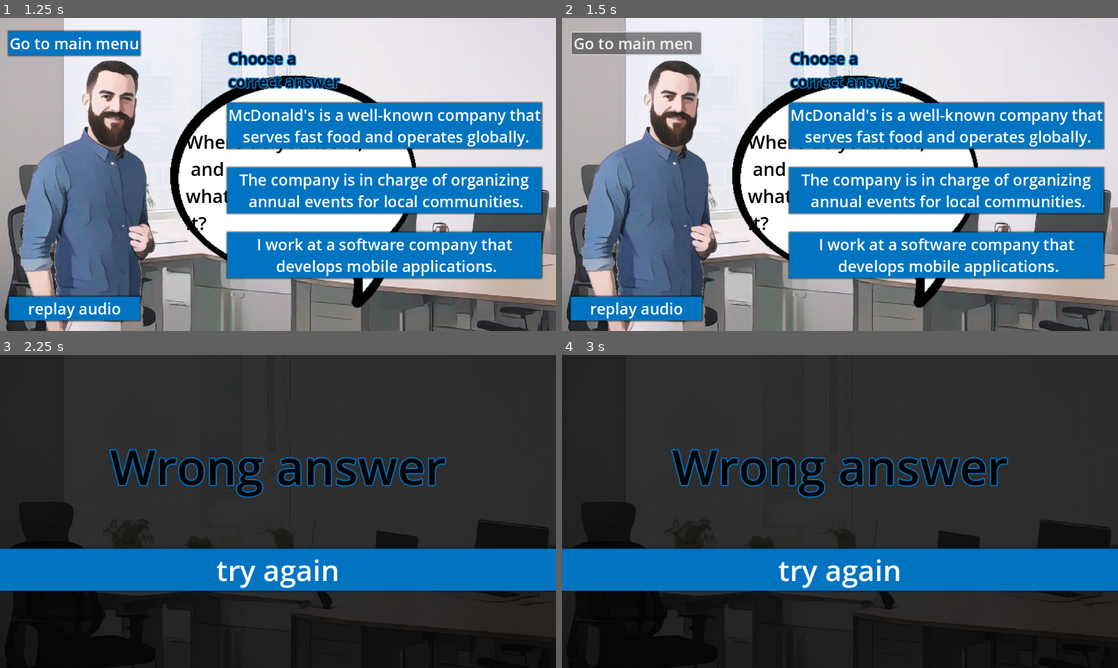
Above: before the commit, frames 1-4 (two rows, left to right).
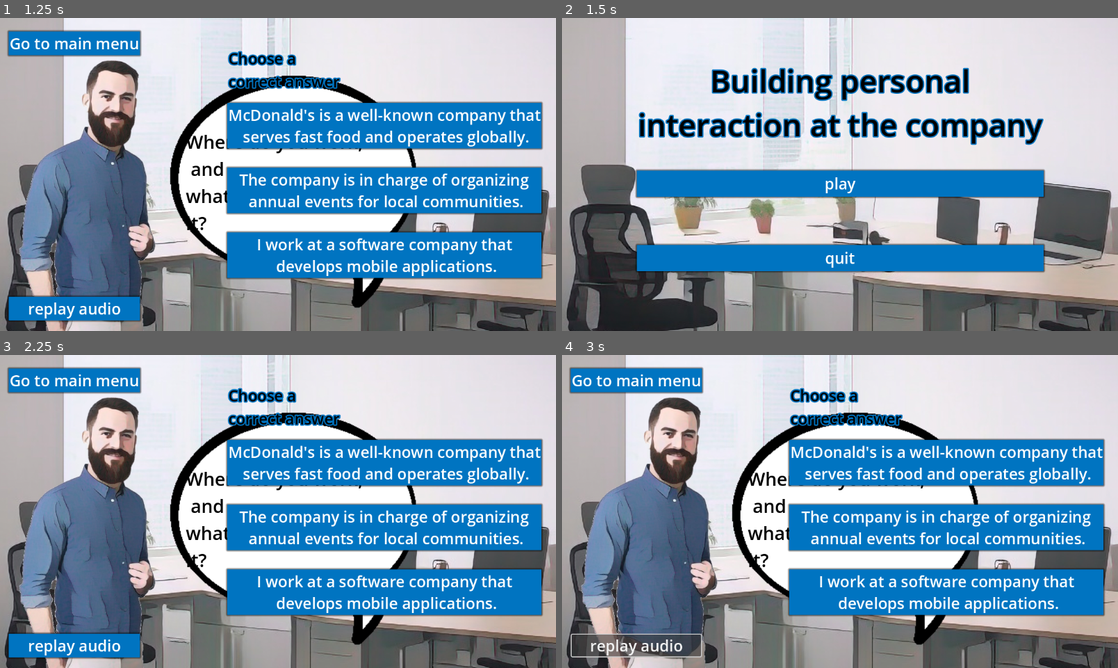
Above: after the commit, the same moments.

Repository: archibald-carrion/Conversational-english-serious-game
Game: Godot game, scene res://scenes/main_menu.tscn
Two runs of this game, one before a commit and one after it. Both use one fixed random seed, a clock stepped at 60 frames per second and the inputs below.
Inputs (mouse positions are in pixels of both pictures, inside the frame that each line leads up to):
- Up to frame 1 (1.25 s): click "play" at 0.5 s
- Up to frame 2 (1.5 s): click "Go to main menu" at 1.25 s
- Up to frame 3 (2.25 s): click (278, 520) at 2 s, where only the run after the commit has a clickable "play"
- Up to frame 4 (3 s): click "replay audio" at 2.75 s

Frame 1 is identical in both runs. In frame 2, 46% of the frame differs, in the area x 1-98%, y 4-100%; in frame 3, 96%; in frame 4, 96%, in the area x 0-100%, y 0-100%.

Commit message:
fix go back to main menu button

Diff:
--- a/Conversational-english-serious-game/scenes/level_01.tscn
+++ b/Conversational-english-serious-game/scenes/level_01.tscn
@@ -158,7 +158,7 @@
 layout_mode = 2
 theme_override_constants/margin_bottom = 250
 
-[node name="Button" type="Button" parent="left_side_buttons/HBoxContainer/VBoxContainer/margin_goto_main_menu_button"]
+[node name="goback_main_menu_button" type="Button" parent="left_side_buttons/HBoxContainer/VBoxContainer/margin_goto_main_menu_button"]
 layout_mode = 2
 text = "Go to main menu"
 
@@ -280,7 +280,7 @@
 [connection signal="pressed" from="answers/HBoxContainer/answers/MarginContainer/answer_0" to="." method="_on_answer_0_pressed"]
 [connection signal="pressed" from="answers/HBoxContainer/answers/MarginContainer3/answer_1" to="." method="_on_answer_1_pressed"]
 [connection signal="pressed" from="answers/HBoxContainer/answers/MarginContainer4/answer_2" to="." method="_on_answer_2_pressed"]
-[connection signal="pressed" from="left_side_buttons/HBoxContainer/VBoxContainer/margin_goto_main_menu_button/Button" to="." method="_on_button_pressed"]
+[connection signal="pressed" from="left_side_buttons/HBoxContainer/VBoxContainer/margin_goto_main_menu_button/goback_main_menu_button" to="." method="_on_goback_main_menu_button_pressed"]
 [connection signal="pressed" from="left_side_buttons/HBoxContainer/VBoxContainer/magin_replay_button/play_audio_again_button" to="." method="_on_play_audio_again_button_pressed"]
 [connection signal="pressed" from="congratulations/VBoxContainer/MarginContainer/next_question" to="." method="_on_next_question_pressed"]
 [connection signal="pressed" from="congratulations/VBoxContainer/MarginContainer/next_level" to="." method="_on_next_level_pressed"]
--- a/Conversational-english-serious-game/scripts/first_level.gd
+++ b/Conversational-english-serious-game/scripts/first_level.gd
@@ -258,3 +258,7 @@
 	# Replay the audio when the button is clicked
 	if current_audio_file != "":
 		play_question_audio(current_audio_file)  # Play the stored audio file
+
+
+func _on_goback_main_menu_button_pressed():
+	get_tree().change_scene_to_file("res://scenes/main_menu.tscn")
